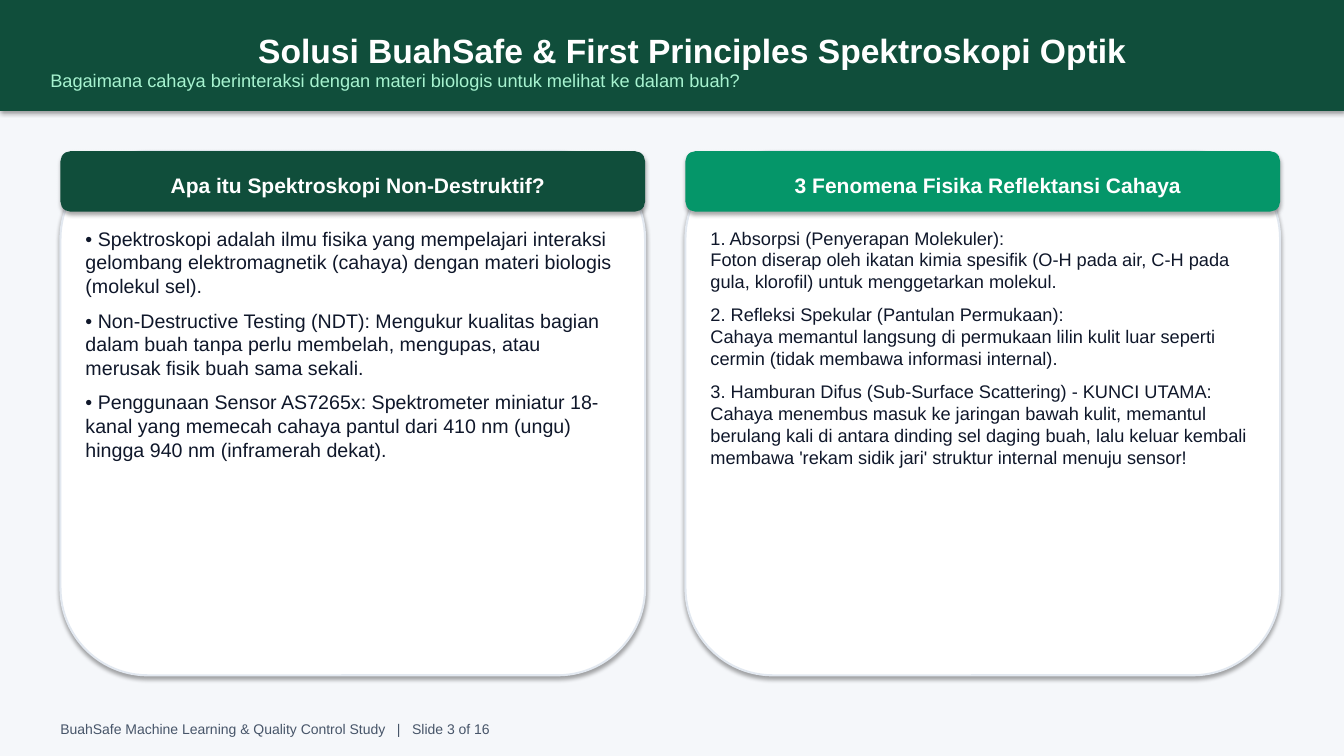
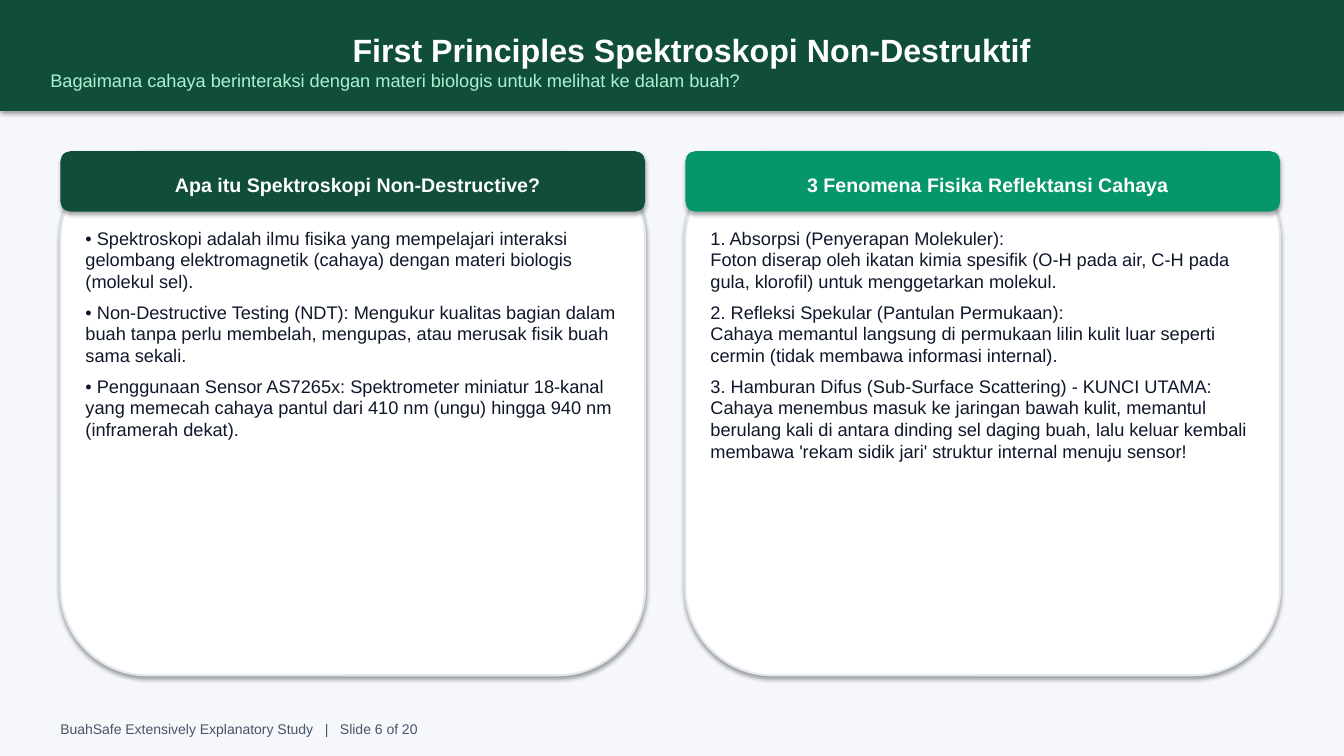
Before and after one commit to adsurkasur/buahsafe, a slide deck: slide 6 of BuahSafe_Super_Comprehensive_Presentation.pptx (slide 3 before the commit). Drawn at 1344x756 pixels with LibreOffice and Linux fonts; fonts in the diff are those of the drawing. Boxes give left, top, right and bottom in pixels: in the first picture for what was removed or moved away, otherwise in the second. Text is boxed around its words. In the diff, an @@ line names an element or a change of style, - is before the commit and + after.

```diff
--- a/BuahSafe_Super_Comprehensive_Presentation.pptx
+++ b/BuahSafe_Super_Comprehensive_Presentation.pptx
@@ text in rectangle at box(353, 38, 1031, 68): text changed; size 24 to 23 pt @@
-Solusi BuahSafe & First Principles Spektroskopi Optik
+First Principles Spektroskopi Non-Destruktif
@@ text in rounded rectangle at box(175, 177, 541, 196): text changed; size 15 to 14 pt @@
-Apa itu Spektroskopi Non-Destruktif?
+Apa itu Spektroskopi Non-Destructive?
@@ rounded rectangle "3 Fenomena Fisika Reflektansi Cahaya" at box(686, 151, 1280, 212): size 15 to 14 pt @@
@@ text "• Spektroskopi adalah ilmu fisika ..." at box(85, 231, 615, 440): size 14 to 13 pt; less space between paragraphs @@
@@ text at box(710, 305, 1247, 462): less space between paragraphs @@
@@ text at box(60, 724, 418, 737): text changed @@
-BuahSafe Machine Learning & Quality Control Study | Slide 3 of 16
+BuahSafe Extensively Explanatory Study | Slide 6 of 20
```
Also in this commit, not shown: 14 other slides changed, 5 slides added, 1 slide removed, 2 other files.
